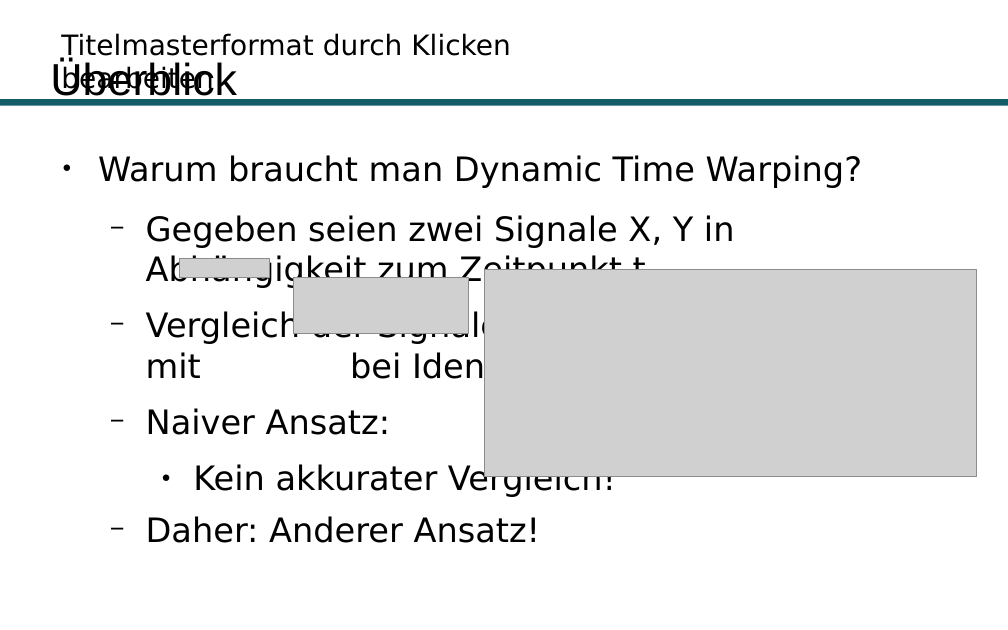
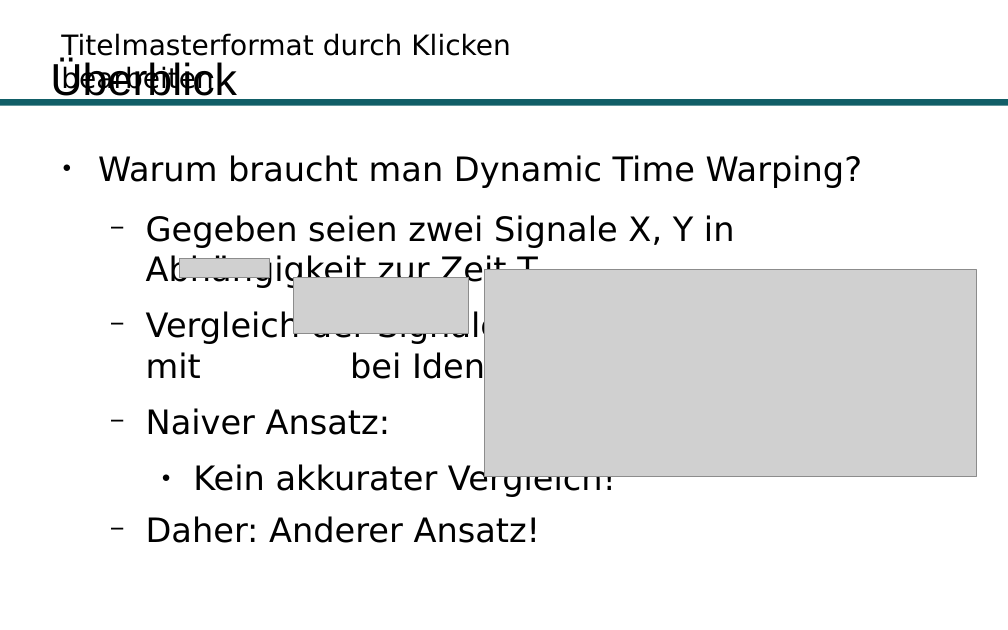
Before and after one commit to Hirnschwamm/DTW, a slide deck: slide 17 of Präsentation.odp. Drawn at 1008x630 pixels with LibreOffice and Linux fonts; fonts in the diff are those of the drawing; grey boxes stand for pictures; background and template pictures are left out. Boxes give left, top, right and bottom in pixels: in the first picture for what was removed or moved away, otherwise in the second. Text is boxed around its words. In the diff, an @@ line names an element or a change of style, - is before the commit and + after.

Commit message:
presentation update

```diff
--- a/Präsentation.odp
+++ b/Präsentation.odp
@@ text at bbox=[146, 215, 735, 288]: text changed @@
-  − Gegeben seien zwei Signale X, Y in Abhängigkeit zum Zeitpunkt t
+  − Gegeben seien zwei Signale X, Y in Abhängigkeit zur Zeit T
```
Also in this commit, not shown: 4 other slides changed, 5 slides added.
